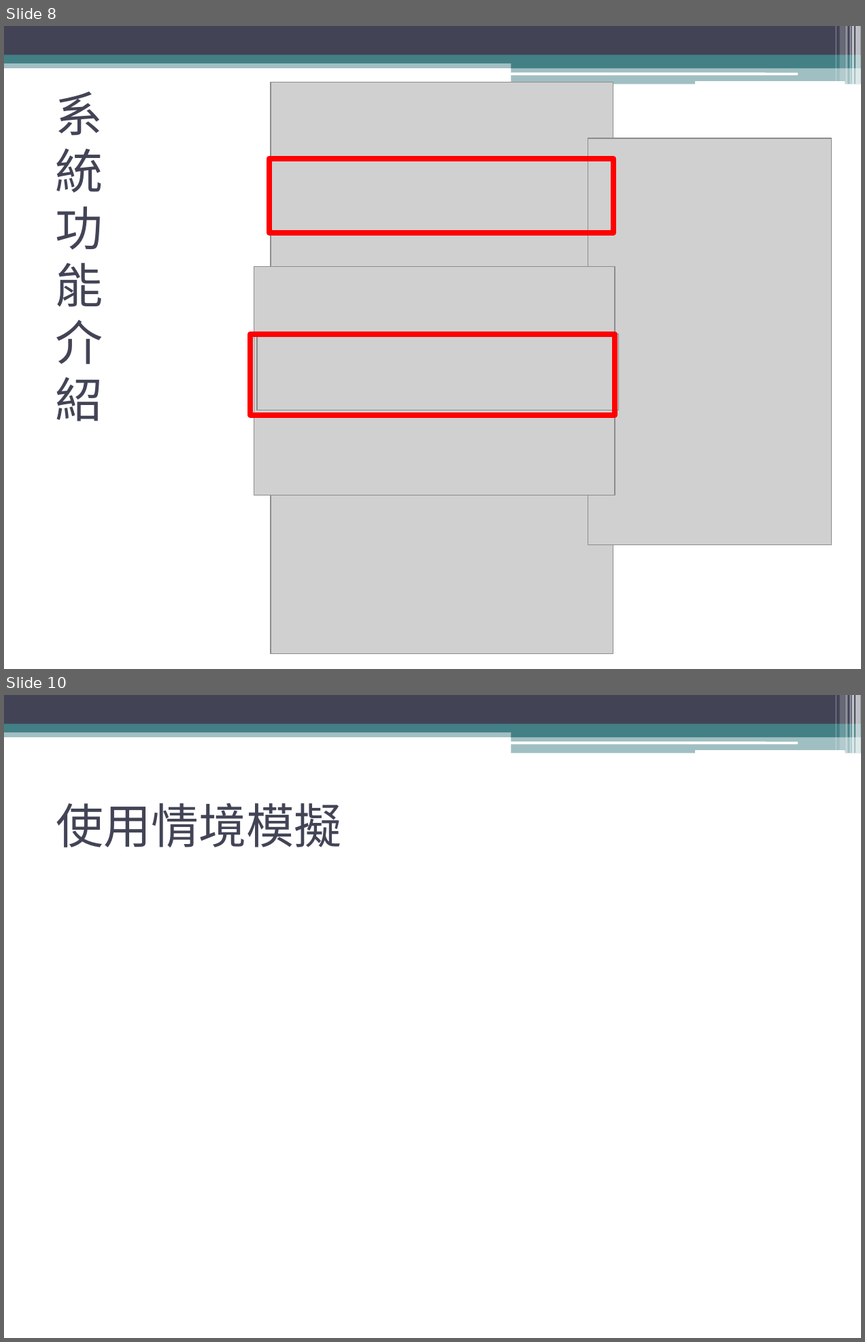
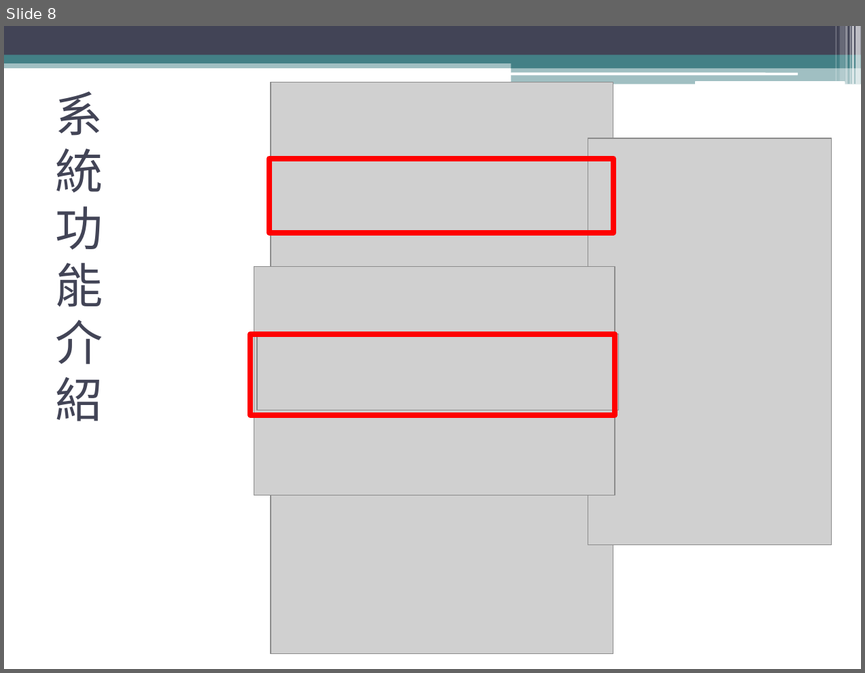
Before and after one commit to KoChunKai/NSC-Project, a slide deck: 比賽當天資料/Money Time_比賽.pptx. Shown one above the other, each under a label of ours: slides 8 and 10 before the commit, slide 8 after it; the slides between them are not shown. The pictures are 865x1342 and 865x673 pixels, drawn with LibreOffice and Linux fonts; fonts in the diff are those of the drawing; grey boxes stand for pictures. Boxes give left, top, right and bottom in pixels: in the first picture for what was removed or moved away, otherwise in the second. Text is boxed around its words. In the diff, an @@ line names an element or a change of style, - is before the commit and + after.

```diff
--- a/比賽當天資料/Money Time_比賽.pptx
+++ b/比賽當天資料/Money Time_比賽.pptx
@@ slide 10 removed at (x1=4, y1=695, x2=861, y2=1338), background #FFFFFF; not listed: 13 template elements that a slide beside it also shows @@
@@ title removed at (x1=56, y1=803, x2=342, y2=847) @@
-使用情境模擬
```
Also in this commit, not shown: 6 slides changed, 3 slides added, 2 other files.
